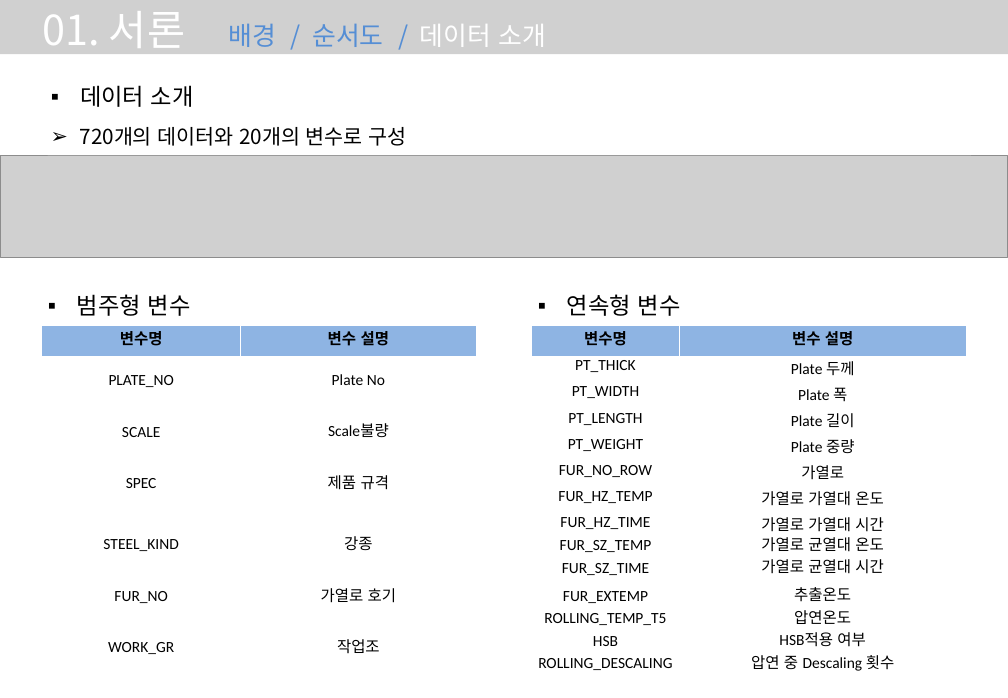
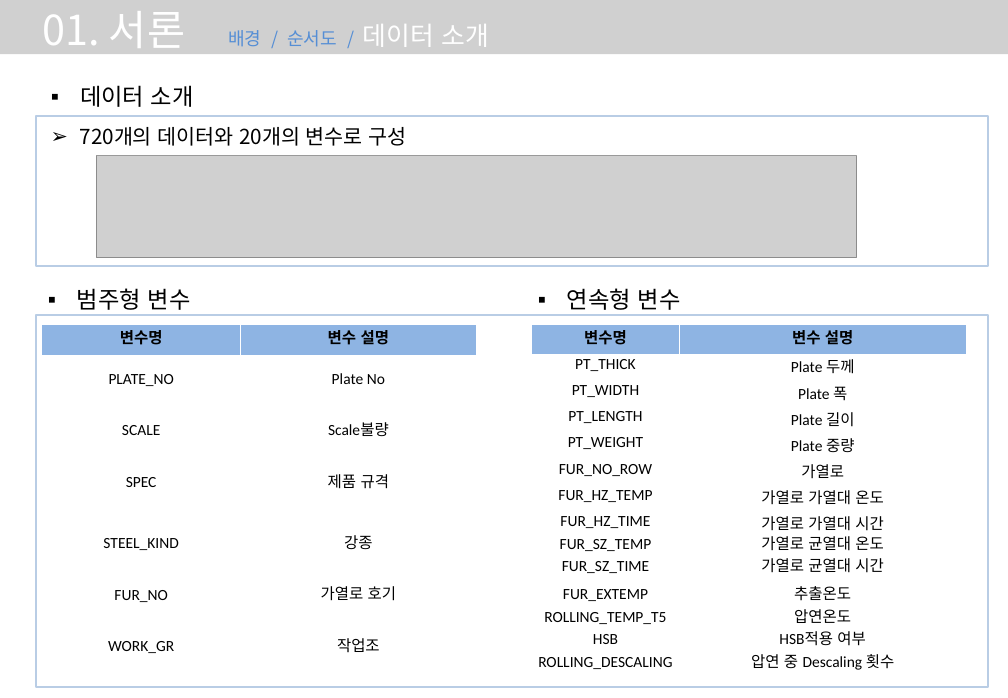
Before and after one commit to InkyunMoon/-----, a slide deck: slide 6 of 스케일 불량요인 파악과 개선기회 도출.pptx. Drawn at 1008x698 pixels with LibreOffice and Linux fonts; fonts in the diff are those of the drawing; grey boxes stand for pictures. Boxes give left, top, right and bottom in pixels: in the first picture for what was removed or moved away, otherwise in the second. Text is boxed around its words. In the diff, an @@ line names an element or a change of style, - is before the commit and + after.

```diff
--- a/스케일 불량요인 파악과 개선기회 도출.pptx
+++ b/스케일 불량요인 파악과 개선기회 도출.pptx
@@ text "01. 서론 배경 / 순서도 ..." at (42,11,489,56): size 20 to 14 pt in "배경 / 순서도 /" @@
@@ rectangle added at (35,116,988,266), outline #B9CDE5 1.5 pt @@
@@ picture: place and size @@
-picture at (0,155,1008,258)
+picture at (96,155,856,258)
@@ text "범주형 변수": place and size @@
-text "범주형 변수" at (77,294,191,316)
+text "범주형 변수" at (77,288,191,310)
@@ text "연속형 변수": place and size @@
-text "연속형 변수" at (567,294,681,316)
+text "연속형 변수" at (567,288,681,310)
@@ rectangle added at (35,315,988,687), outline #B9CDE5 1.5 pt @@
```
Also in this commit, not shown: 4 other slides changed, 5 slides added.
